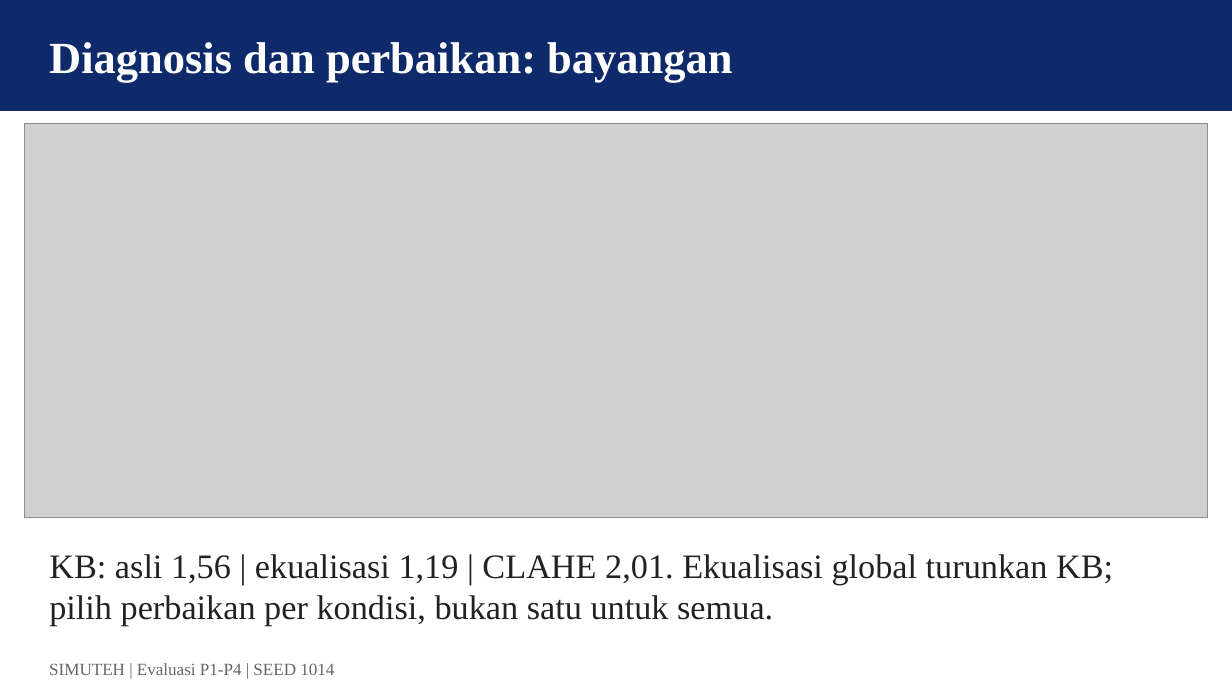
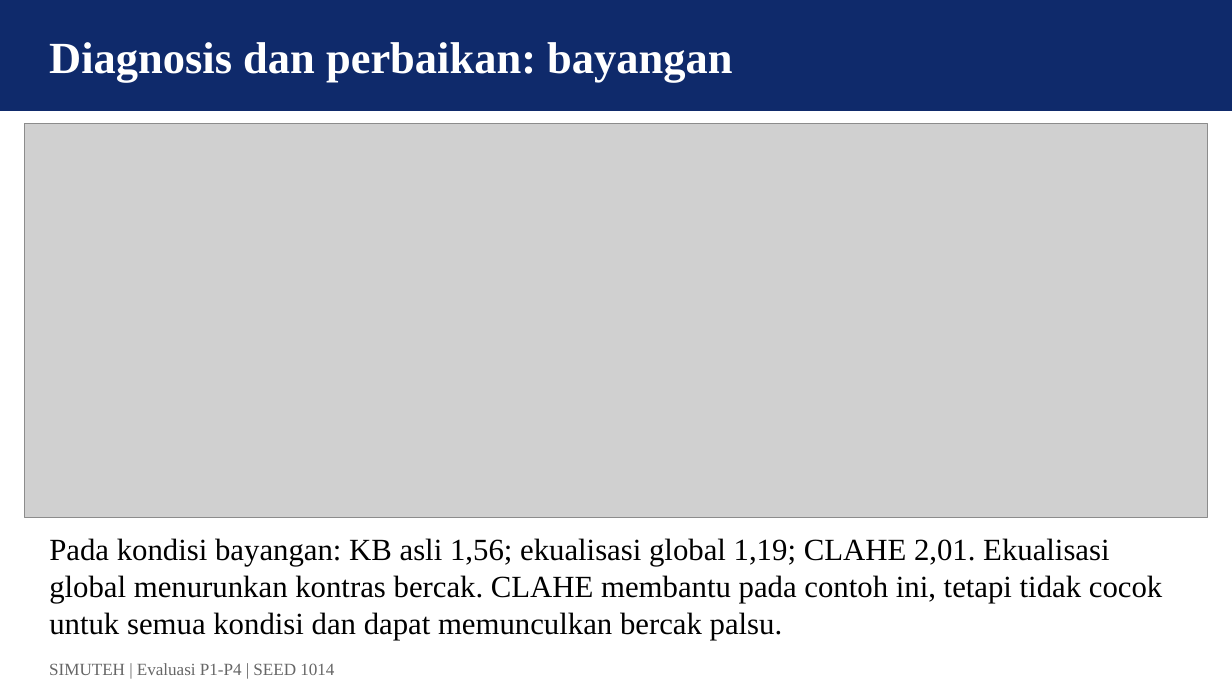
Before and after one commit to FarhanF22/simuteh-2330511014_Farhan_Fadila, a slide deck: slide 7 of Laporan/Farhan_Fadila_2330511014.pptx. Drawn at 1232x693 pixels with LibreOffice and Linux fonts; fonts in the diff are those of the drawing; grey boxes stand for pictures. Boxes give left, top, right and bottom in pixels: in the first picture for what was removed or moved away, otherwise in the second. Text is boxed around its words. In the diff, an @@ line names an element or a change of style, - is before the commit and + after.

```diff
--- a/Laporan/Farhan_Fadila_2330511014.pptx
+++ b/Laporan/Farhan_Fadila_2330511014.pptx
@@ text at [49,538,1162,640]: text changed; size 20 to 18 pt; text colour #222222 to #000000 @@
-KB: asli 1,56 | ekualisasi 1,19 | CLAHE 2,01. Ekualisasi global turunkan KB; pilih perbaikan per kondisi, bukan satu untuk semua.
+Pada kondisi bayangan: KB asli 1,56; ekualisasi global 1,19; CLAHE 2,01. Ekualisasi global menurunkan kontras bercak. CLAHE membantu pada contoh ini, tetapi tidak cocok untuk semua kondisi dan dapat memunculkan bercak palsu.
```
Also in this commit, not shown: 6 other slides changed, 4 other files.
